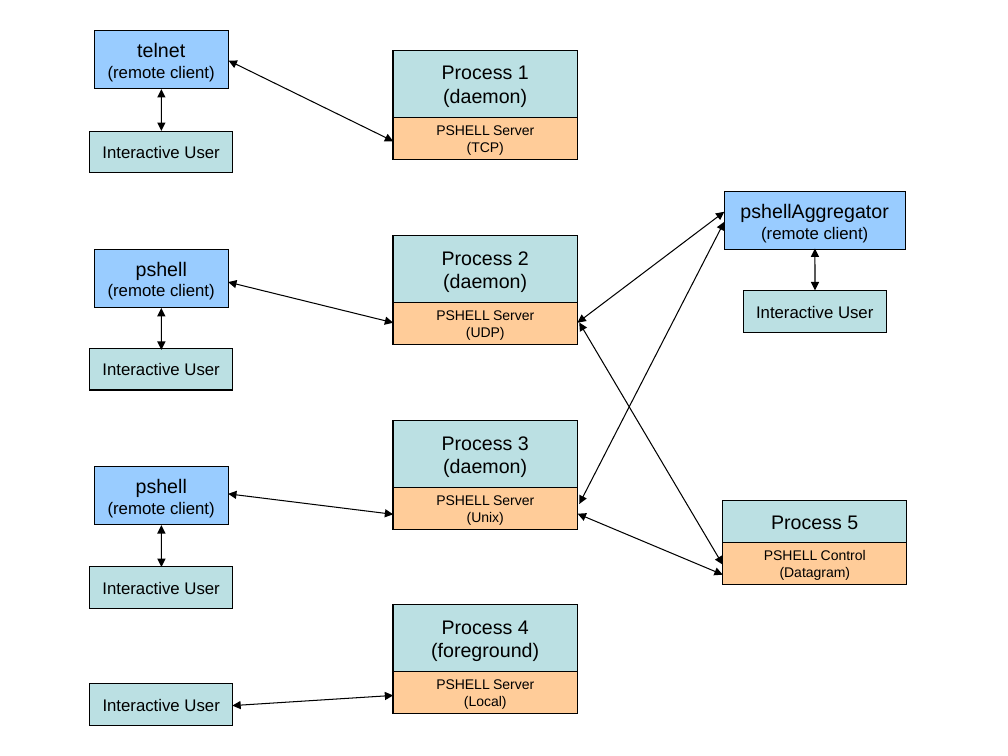
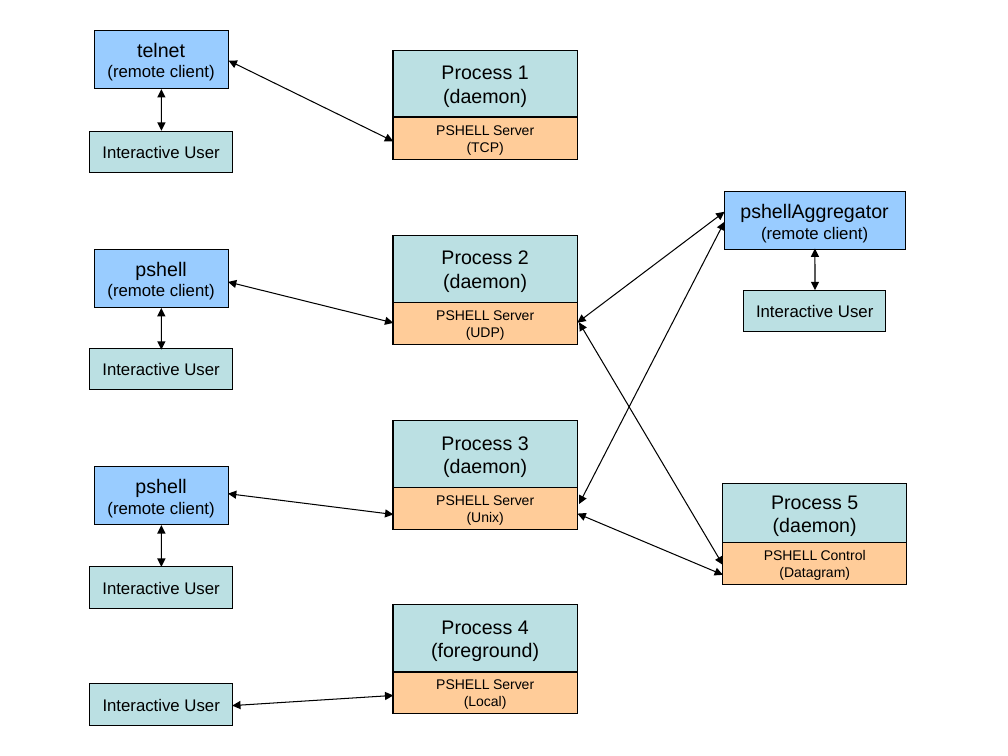
Before and after one commit to RonIovine/pshell, a slide deck: slide 5 of PSHELL-Framework.ppt. Drawn at 1008x756 pixels with LibreOffice and Linux fonts; fonts in the diff are those of the drawing. Boxes give left, top, right and bottom in pixels: in the first picture for what was removed or moved away, otherwise in the second. Text is boxed around its words. In the diff, an @@ line names an element or a change of style, - is before the commit and + after.

```diff
--- a/PSHELL-Framework.ppt
+++ b/PSHELL-Framework.ppt
@@ rectangle "Process 5": place and size @@
-rectangle "Process 5" at [723,501,907,542]
+rectangle "Process 5" at [723,484,907,542]
@@ text in rectangle at [773,517,857,536]: paragraph added @@
+(daemon)
```
Also in this commit, not shown: 1 other slide changed, 1 other file.
